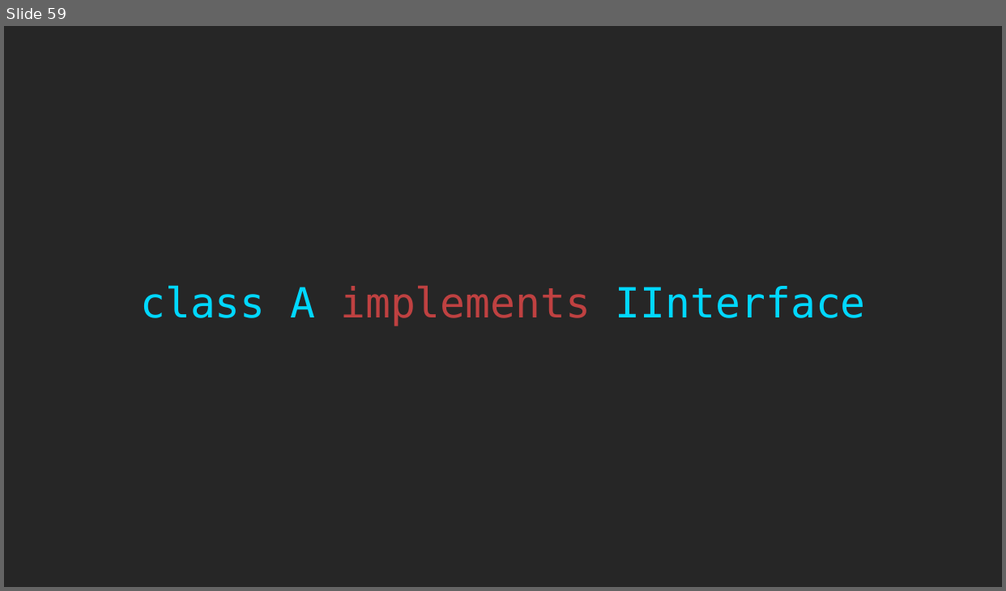
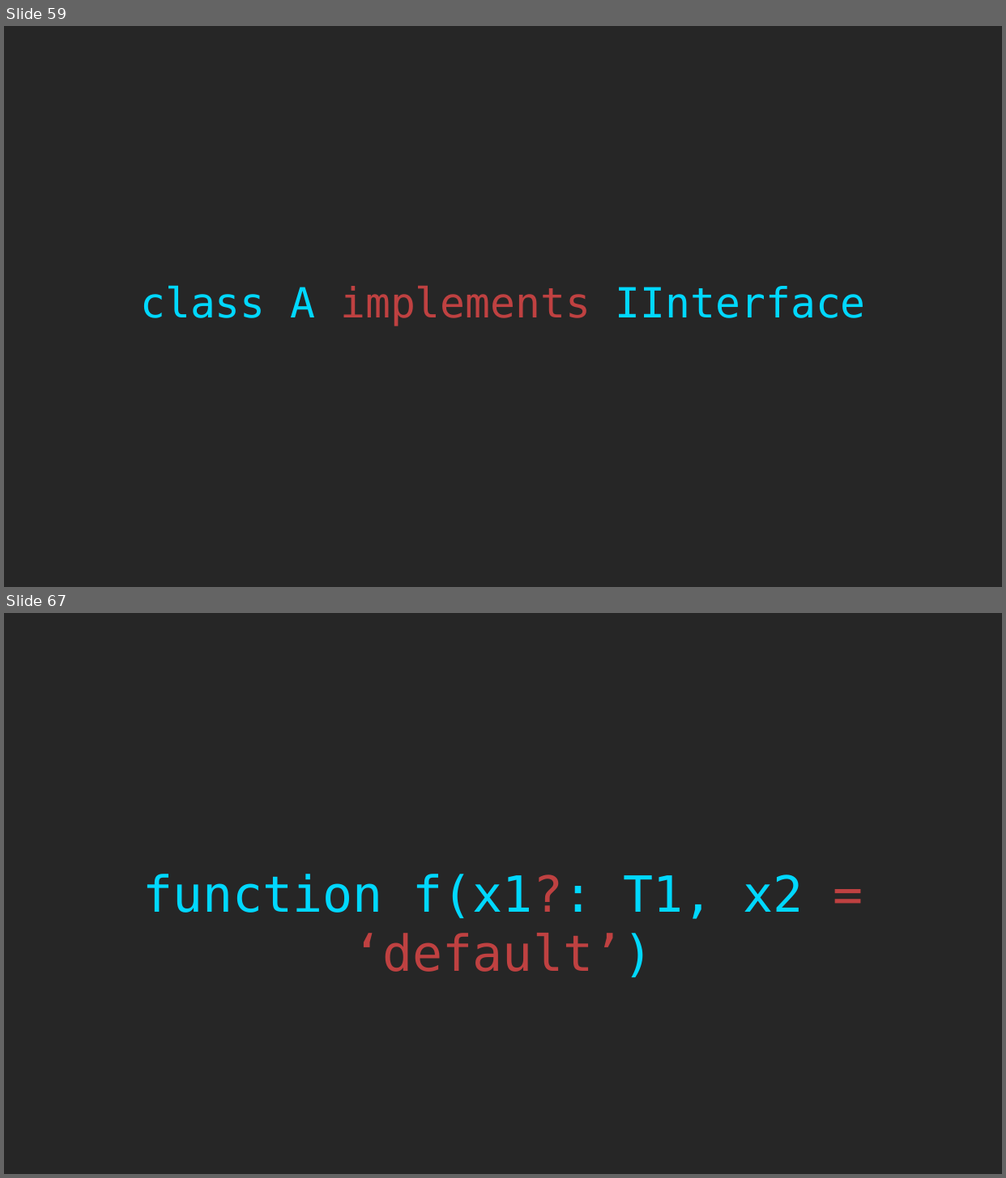
Before and after one commit to rkhaimov/ts-course, a slide deck: Course.pptx. Shown one above the other, each under a label of ours: slide 59 before the commit, slides 59 and 67 after it; the slides between them are not shown. The pictures are 1006x591 and 1006x1178 pixels, drawn with LibreOffice and Linux fonts; fonts in the diff are those of the drawing. Boxes give left, top, right and bottom in pixels: in the first picture for what was removed or moved away, otherwise in the second. Text is boxed around its words. In the diff, an @@ line names an element or a change of style, - is before the commit and + after.

```diff
--- a/Course.pptx
+++ b/Course.pptx
@@ slide 67 added at <box>4,613,1002,1174</box>, background #262626 @@
@@ text added at <box>143,874,803,977</box>, 48 pt, text #00D8FF @@
+function f(x1?: T1, x2 = ‘default’)
```
Also in this commit, not shown: 1 slide changed, 9 other slides added.
